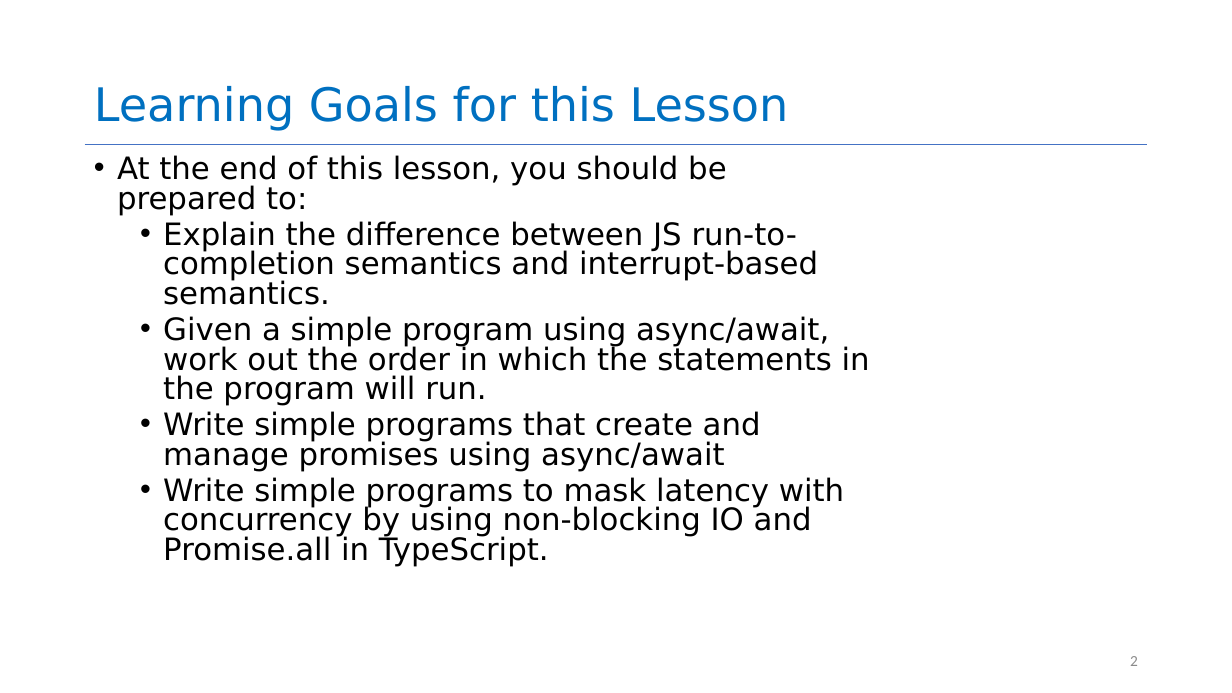
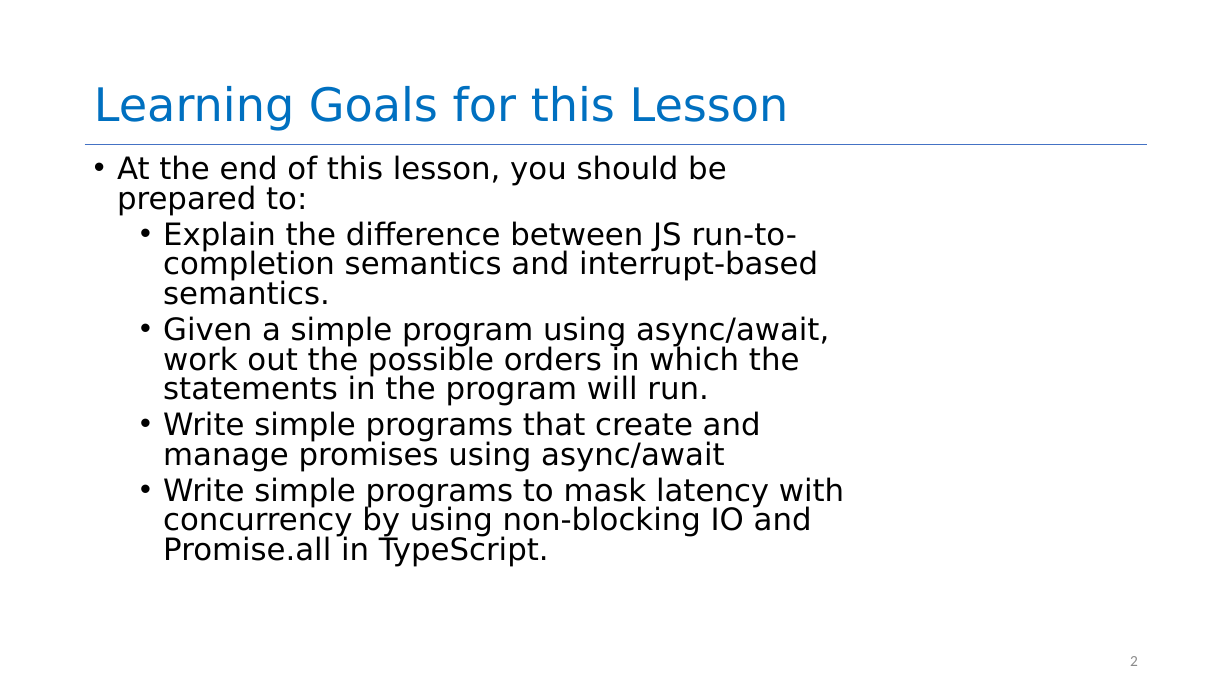
Before and after one commit to neu-se/CS4530-Spring-2026, a slide deck: slide 2 of Slides/Module 09 Concurrency Patterns in Typescript.pptx. Drawn at 1232x693 pixels with LibreOffice and Linux fonts; fonts in the diff are those of the drawing. Boxes give left, top, right and bottom in pixels: in the first picture for what was removed or moved away, otherwise in the second. Text is boxed around its words. In the diff, an @@ line names an element or a change of style, - is before the commit and + after.

```diff
--- a/Slides/Module 09 Concurrency Patterns in Typescript.pptx
+++ b/Slides/Module 09 Concurrency Patterns in Typescript.pptx
@@ text at box(163, 316, 829, 406): text changed @@
-  • Given a simple program using async/await, work out the order in which the statements in the program will run.
+  • Given a simple program using async/await, work out the possible orders in which the statements in the program will run.
```
Also in this commit, not shown: 14 other slides changed, 12 slides added, 25 slides removed, 2 other files.
